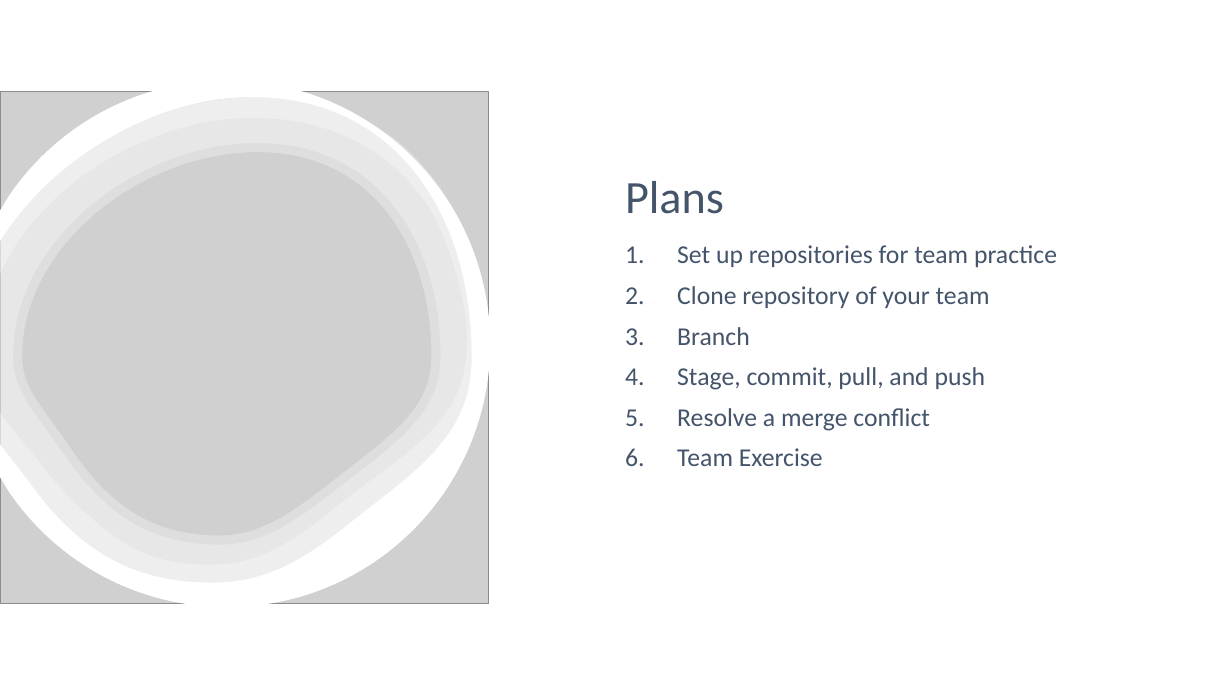
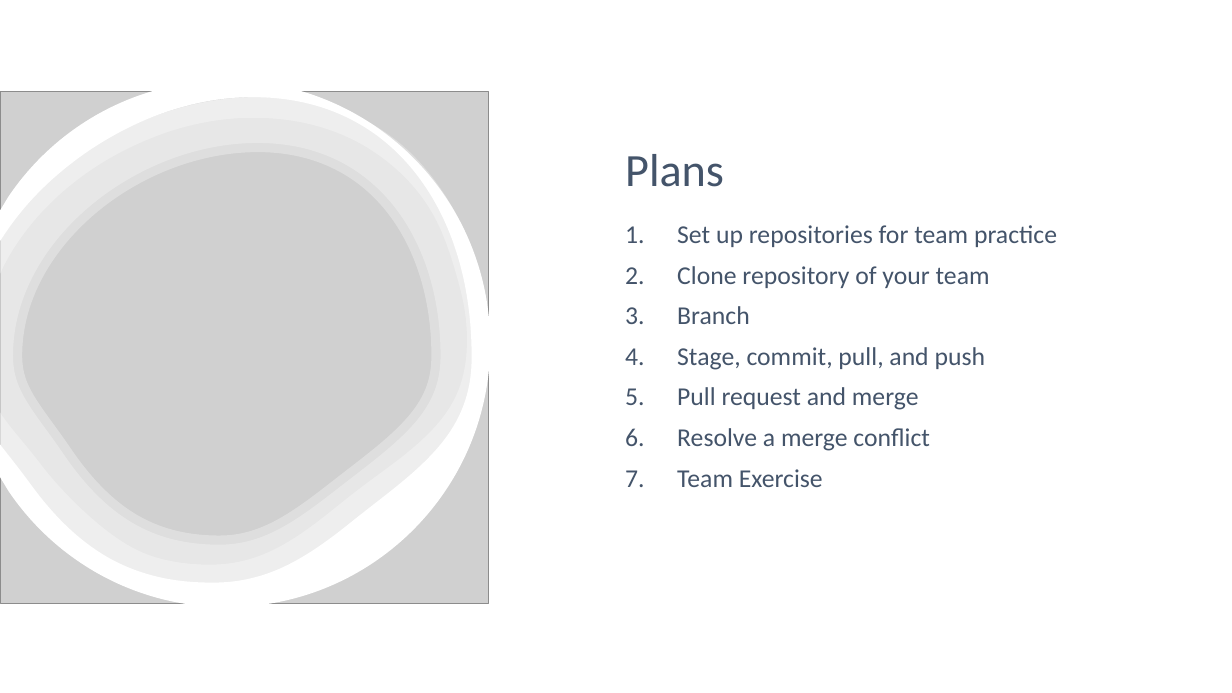
Before and after one commit to VT-Data-Science-For-The-Public-Good/Materials, a slide deck: slide 4 of DSPG- Git Exercise.pptx (slide 3 before the commit). Drawn at 1232x693 pixels with LibreOffice and Linux fonts; fonts in the diff are those of the drawing; grey boxes stand for pictures. Boxes give left, top, right and bottom in pixels: in the first picture for what was removed or moved away, otherwise in the second. Text is boxed around its words. In the diff, an @@ line names an element or a change of style, - is before the commit and + after.

```diff
--- a/DSPG- Git Exercise.pptx
+++ b/DSPG- Git Exercise.pptx
@@ title "Plans": place and size @@
-title "Plans" at (625, 181, 724, 214)
+title "Plans" at (625, 154, 724, 187)
@@ text at (677, 387, 919, 410): paragraph added @@
+5. Pull request and merge
```
Also in this commit, not shown: 7 other slides changed, 4 slides added.
